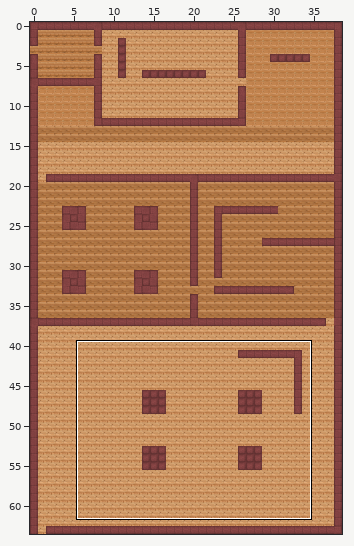
Two states of a Tiled map, pezventure-android/assets/maps/mansion_sneak_puzzle.tmx. The first picture is a wide view before the edit; the outline marks the close-up.
Close-up. Before the commit:
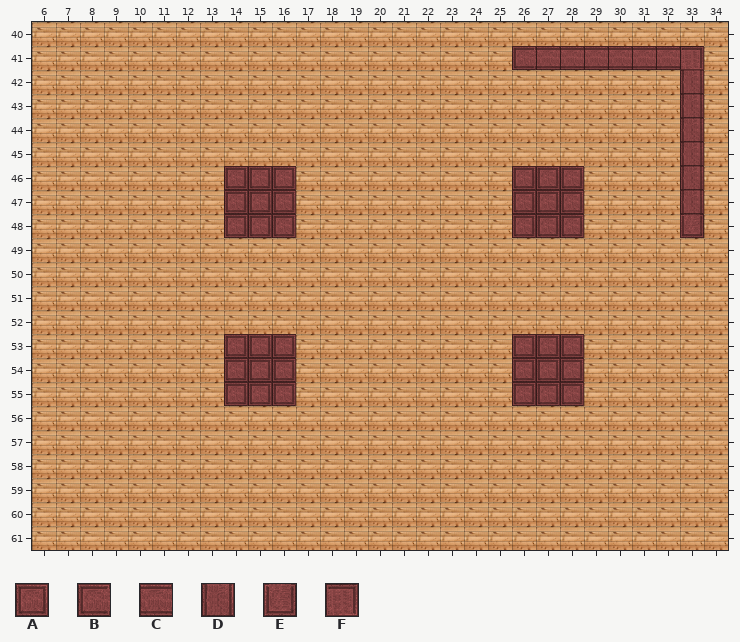
Cells are 32x32 px. Shown: x 6..34, y 40..61.
Key: from "wall": A 0, B 3, C 4, D 5, E 7, F 15.
_ is an empty cell.
Layers that did not change in this view are not listed.
Layer "walls" before, first column x 6:
40 _____________________________
41 ____________________BCCCCCCF_
42 ___________________________D_
43 ___________________________D_
44 ___________________________D_
45 ___________________________D_
46 ________AAA_________AAA____D_
47 ________AAA_________AAA____D_
48 ________AAA_________AAA____E_
49 _____________________________
50 _____________________________
51 _____________________________
52 _____________________________
53 ________AAA_________AAA______
54 ________AAA_________AAA______
55 ________AAA_________AAA______
56 _____________________________
57 _____________________________
58 _____________________________
59 _____________________________
60 _____________________________
61 _____________________________
New version:
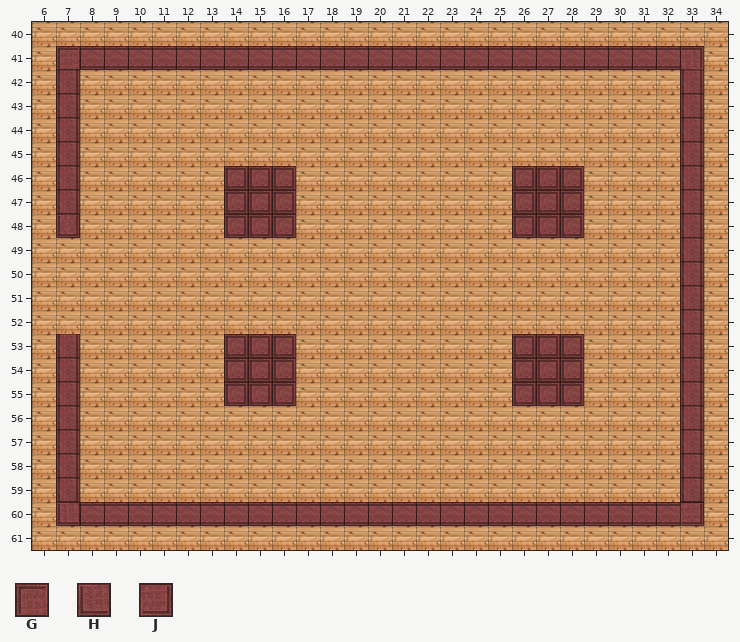
Further tiles: from "wall": G 11, H 13, J 14.
Edits made:
Layer "walls":
y 41: x 7..26 ___________________B -> GCCCCCCCCCCCCCCCCCCC
y 42..47: x 7 _ -> D
y 48: x 7 _ -> E; x 33 E -> D
y 49..52: x 33 _ -> D
y 53..59: x 7 _ -> D; x 33 _ -> D
y 60: x 7..33 ___________________________ -> HCCCCCCCCCCCCCCCCCCCCCCCCCJ
